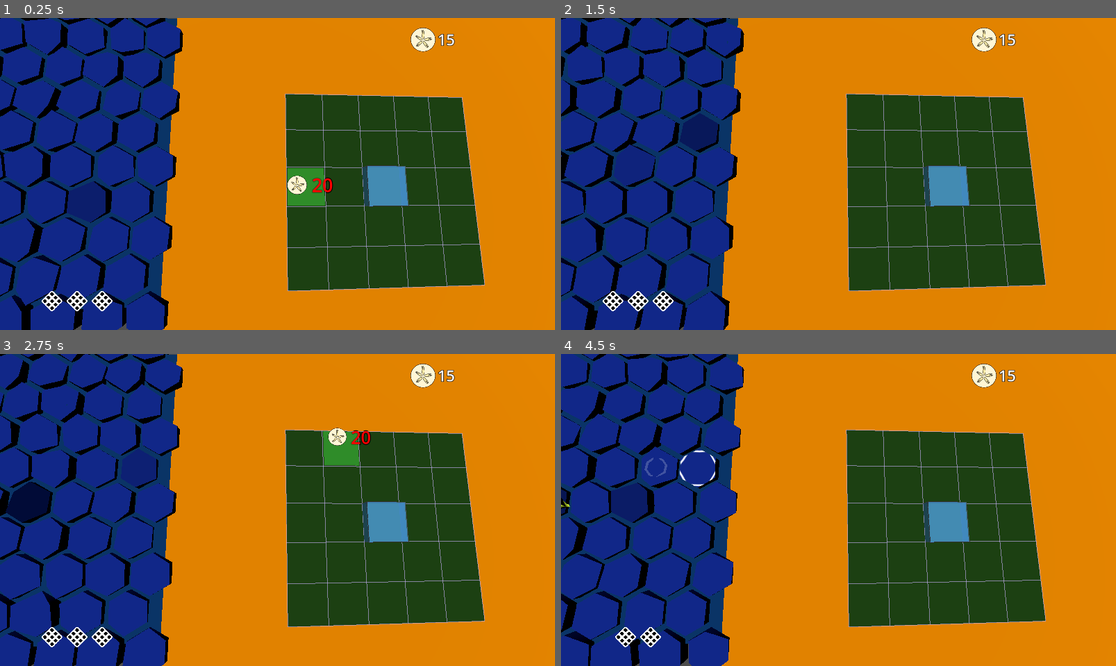
Above: before the commit, frames 1-4 (two rows, left to right).
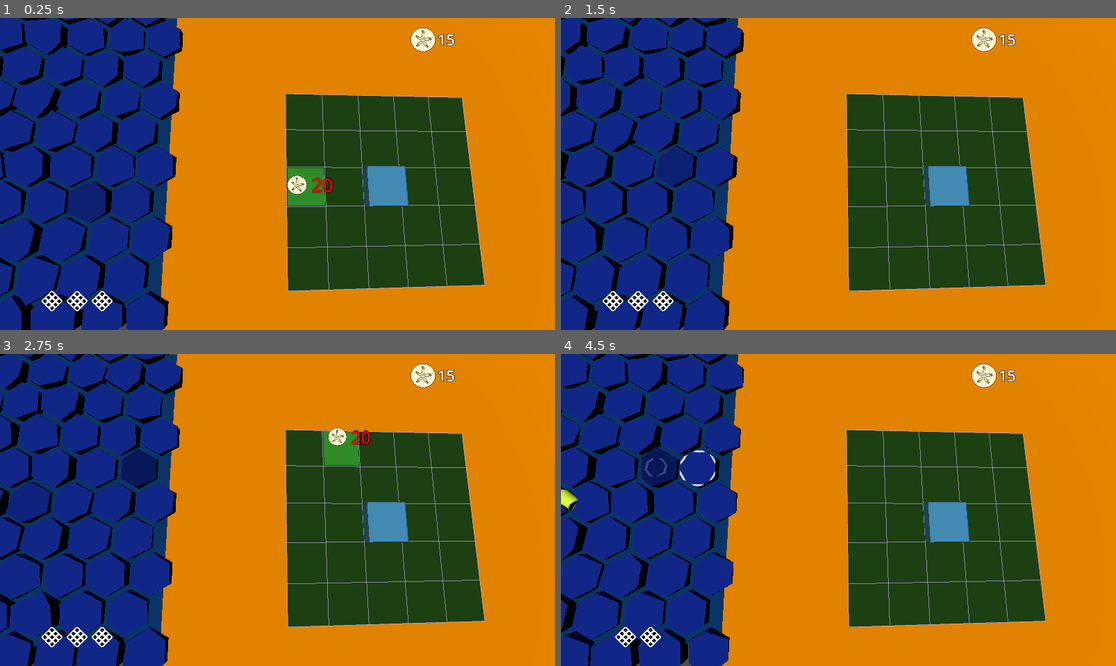
Above: after the commit, the same moments.

Repository: BinRoot/ludum-dare-58
Game: Godot game, scene res://Scenes/world.tscn
The game is run twice, just before and just after one commit, with the same random seed, the same clock (stepped at 60 frames per second) and the same inputs.
Inputs (mouse positions are in pixels of both pictures, inside the frame that each line leads up to):
- Up to frame 1 (0.25 s): no input
- Up to frame 2 (1.5 s): move the mouse to (960, 158) at 0.52 s; click (960, 158) at 0.67 s; drag from (727, 189) to (810, 236) at 1.27 s
- Up to frame 3 (2.75 s): move the mouse to (333, 441) at 2.02 s; click (333, 441) at 2.17 s
- Up to frame 4 (4.5 s): drag from (810, 572) to (672, 463) at 2.77 s; move the mouse to (1005, 556) at 3.52 s; click (1005, 556) at 3.67 s; drag from (672, 463) to (755, 432) at 4.27 s

The runs differ from the first frame. In frame 2, 0.6% of the frame differs, in the area x 21-29%, y 30-43%; in frame 3, 1.3%; in frame 4, 1.4%, in the area x 0-22%, y 29-55%.

Commit message:
sea tile unlimited

Diff:
--- a/Scenes/fish.gd
+++ b/Scenes/fish.gd
@@ -23,7 +23,7 @@
 # User parameters
 # ===============
 @export var graph: Array[Vector2i] = [Vector2i(1, 2), Vector2i(2, 3), Vector2i(2, 4), Vector2i(3, 4)]
-@export var move_speed := (randf() * 2) + 2
+@export var move_speed := (randf() * 1) + 2
 @export var bounds_shape: CollisionShape3D
 
 @export var body_segments: int = 64
@@ -62,7 +62,7 @@
 @export_group("Scaling")
 @export var enable_complexity_scaling: bool = true
 @export var min_scale: float = 0.5
-@export var max_scale: float = 10.0
+@export var max_scale: float = 15.0
 @export var base_complexity: float = 5.0  # Graph with 4 nodes = 1.0 scale
 
 @export_group("Debug")
--- a/Scenes/sea_tile.gd
+++ b/Scenes/sea_tile.gd
@@ -16,6 +16,7 @@
 var is_casting_net: bool = false
 var casting_tween: Tween = null
 var casting_visual: MeshInstance3D = null
+var net_placed_time: float = 0.0  # Track when net was placed for oldest-first removal
 
 # Attach to a Node3D, or run in an editor utility script
 func _ready():
@@ -127,7 +128,9 @@
 func start_casting_net():
 	# Check if player has a net available
 	if not Global.use_item("net"):
-		return  # No net available
+		# No net available - find and destroy the oldest net
+		_remove_oldest_net_and_place_here()
+		return
 
 	is_casting_net = true
 	_create_casting_visual()
@@ -142,6 +145,7 @@
 func _complete_net_cast():
 	is_casting_net = false
 	has_net = true
+	net_placed_time = Time.get_ticks_msec() / 1000.0  # Record when net was placed
 	_remove_casting_visual()
 	_create_net_visual()
 
@@ -149,6 +153,7 @@
 	# This function is now only used for immediate placement (if needed elsewhere)
 	if Global.use_item("net"):
 		has_net = true
+		net_placed_time = Time.get_ticks_msec() / 1000.0  # Record when net was placed
 		_create_net_visual()
 		return true
 	return false
@@ -156,6 +161,7 @@
 func pickup_net():
 	if has_net:
 		has_net = false
+		net_placed_time = 0.0  # Reset timestamp
 		caught_fish.clear()  # Reset caught fish list
 		Global.add_item("net", 1)
 		_remove_net_visual()
@@ -164,6 +170,7 @@
 	# Remove net without returning it to inventory (used when catching fish)
 	if has_net:
 		has_net = false
+		net_placed_time = 0.0  # Reset timestamp
 		caught_fish.clear()  # Reset caught fish list
 		_remove_net_visual()
 
@@ -343,3 +350,62 @@
 	# Clean up after animation
 	flash_tween.chain()
 	flash_tween.tween_callback(flash_mesh.queue_free)
+
+# Find and remove the oldest net on the board, then place a new one here
+func _remove_oldest_net_and_place_here():
+	# Find all sea tiles with nets
+	var tiles_with_nets: Array = []
+
+	# Get the world node to access all sea tiles
+	var world = _find_world_node()
+	if not world or not "sea_tiles" in world:
+		return
+
+	# Find all tiles that have nets (either placed or casting)
+	for tile in world.sea_tiles:
+		if tile and is_instance_valid(tile):
+			if tile.has_net or tile.is_casting_net:
+				tiles_with_nets.append(tile)
+
+	# If no nets exist, we can't remove any (shouldn't happen, but handle gracefully)
+	if tiles_with_nets.is_empty():
+		return
+
+	# Find the tile with the oldest net (earliest timestamp)
+	var oldest_tile = tiles_with_nets[0]
+	var oldest_time = oldest_tile.net_placed_time if oldest_tile.has_net else INF
+
+	for tile in tiles_with_nets:
+		var tile_time = tile.net_placed_time if tile.has_net else INF
+		if tile_time < oldest_time:
+			oldest_time = tile_time
+			oldest_tile = tile
+
+	# Remove the oldest net (without returning to inventory)
+	if oldest_tile.has_net:
+		oldest_tile.consume_net()
+	elif oldest_tile.is_casting_net:
+		oldest_tile.cancel_casting()
+
+	# Now place a new net here at this tile
+	is_casting_net = true
+	_create_casting_visual()
+
+	# Create a tween for the 1-second delay
+	if casting_tween and casting_tween.is_running():
+		casting_tween.kill()
+
+	casting_tween = create_tween()
+	casting_tween.tween_callback(_complete_net_cast).set_delay(1.0)
+
+# Helper function to find the world node
+func _find_world_node():
+	# Try to find the world node by traversing up the tree
+	var node = get_parent()
+	while node:
+		if node.get_script() != null:
+			var script_path = node.get_script().resource_path
+			if script_path.ends_with("world.gd"):
+				return node
+		node = node.get_parent()
+	return null
